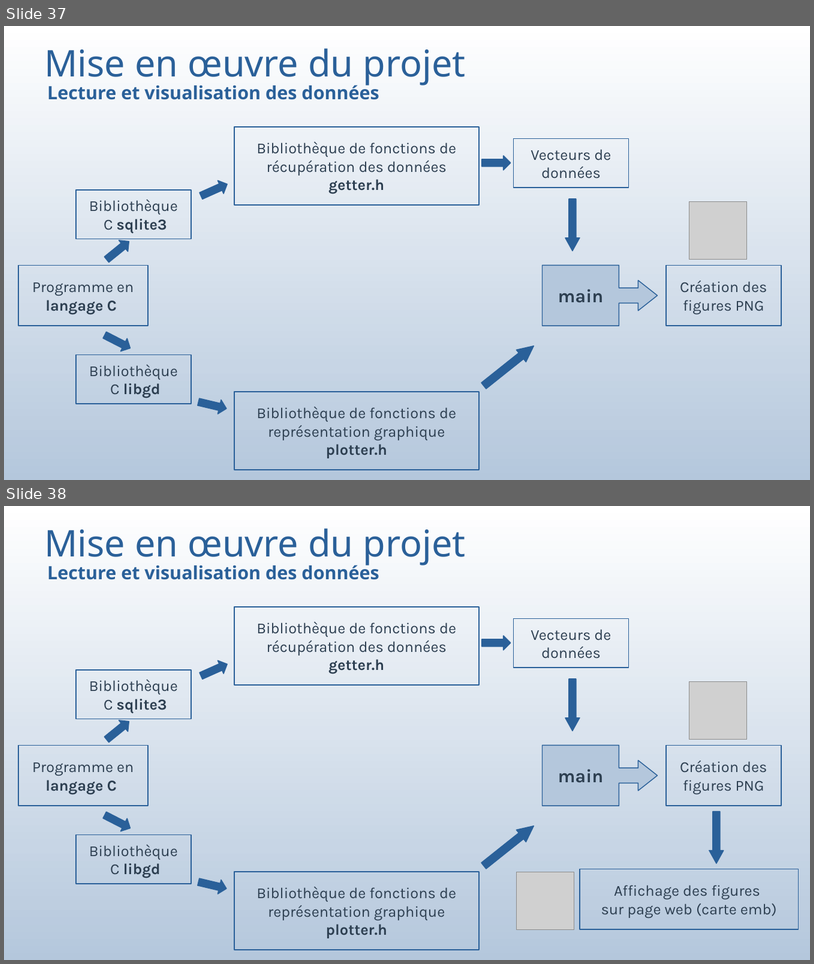
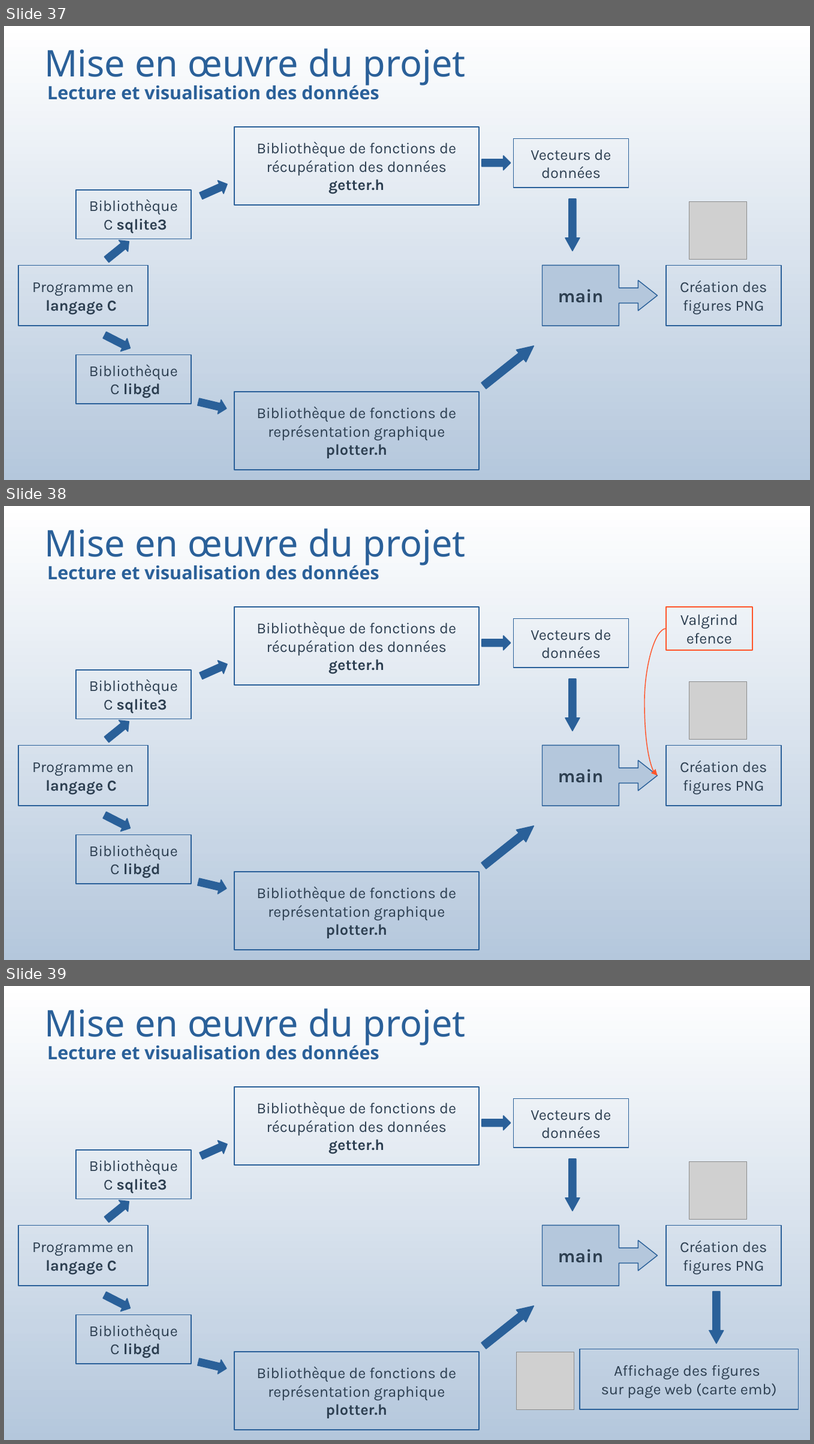
Before and after one commit to bauj/AJC_projet_belib, a slide deck: presentation_projetV2.odp. Shown one above the other, each under a label of ours: slides 37 and 38 before the commit, slides 37, 38 and 39 after it. The pictures are 814x964 and 814x1444 pixels, drawn with LibreOffice and Linux fonts; fonts in the diff are those of the drawing; grey boxes stand for pictures. Boxes give left, top, right and bottom in pixels: in the first picture for what was removed or moved away, otherwise in the second. Text is boxed around its words. In the diff, an @@ line names an element or a change of style, - is before the commit and + after.

Commit message:
Update data, doc plotter done

```diff
--- a/presentation_projetV2.odp
+++ b/presentation_projetV2.odp
@@ slide 38 added at [4, 506, 810, 960], background gradient #FFFFFF to #FEFEFE to #FDFDFE to #FBFCFD to #FAFBFD to #F9FBFC @@
@@ title added at [44, 528, 466, 566], 36.1 pt, text #2A6099 @@
+Mise en œuvre du projet
@@ text added at [47, 562, 379, 580], 18 pt, text #2A6099, bold @@
+Lecture et visualisation des données
@@ rectangle added at [234, 607, 480, 685], outline #2A6099 0.85 pt, 15 pt, text #2C3E50 @@
+Bibliothèque de fonctions de récupération des données
+getter.h
@@ rectangle added at [667, 607, 753, 650], outline #FF5429 0.85 pt, 15 pt, text #2C3E50 @@
+Valgrind
+efence
@@ rectangle added at [514, 619, 629, 668], outline #2A6099 0.85 pt, 15 pt, text #2C3E50 @@
+Vecteurs de données
@@ curved arrow added from (667, 628) to (658, 775), #FF5429 0.85 pt @@
@@ right arrow added at [483, 636, 511, 650], fill #2A6099, outline #2A6099 0.85 pt @@
@@ right arrow added at [198, 657, 230, 682], fill #2A6099, outline #2A6099 0.85 pt @@
@@ rectangle added at [76, 670, 191, 719], outline #2A6099 0.85 pt, 15 pt, text #2C3E50 @@
+Bibliothèque
+C sqlite3
@@ down arrow added at [566, 679, 581, 730], fill #2A6099, outline #2A6099 0.85 pt @@
@@ picture added at [690, 682, 747, 739] @@
@@ right arrow added at [102, 716, 134, 745], fill #2A6099, outline #2A6099 0.85 pt @@
@@ rectangle added at [18, 745, 148, 806], outline #2A6099 0.85 pt, 15 pt, text #2C3E50 @@
+Programme en
+langage C
@@ right arrow callout added at [543, 745, 657, 806], fill #B4C7DC, outline #2A6099 0.85 pt, 18 pt, text #2C3E50, bold @@
+main
@@ rectangle added at [667, 745, 782, 806], outline #2A6099 0.85 pt, 15 pt, text #2C3E50 @@
+Création des figures PNG
@@ right arrow added at [101, 808, 133, 834], fill #2A6099, outline #2A6099 0.85 pt @@
@@ right arrow added at [480, 820, 539, 872], fill #2A6099, outline #2A6099 0.85 pt @@
@@ rectangle added at [76, 835, 191, 883], outline #2A6099 0.85 pt, 15 pt, text #2C3E50 @@
+Bibliothèque
+C libgd
@@ right arrow added at [197, 874, 228, 895], fill #2A6099, outline #2A6099 0.85 pt @@
@@ rectangle added at [234, 872, 480, 950], outline #2A6099 0.85 pt, 15 pt, text #2C3E50 @@
+Bibliothèque de fonctions de représentation graphique
+plotter.h
@@ what was slide 38 is now slide 39 @@
```
Also in this commit, not shown: 1 slide changed, 7 other files.
